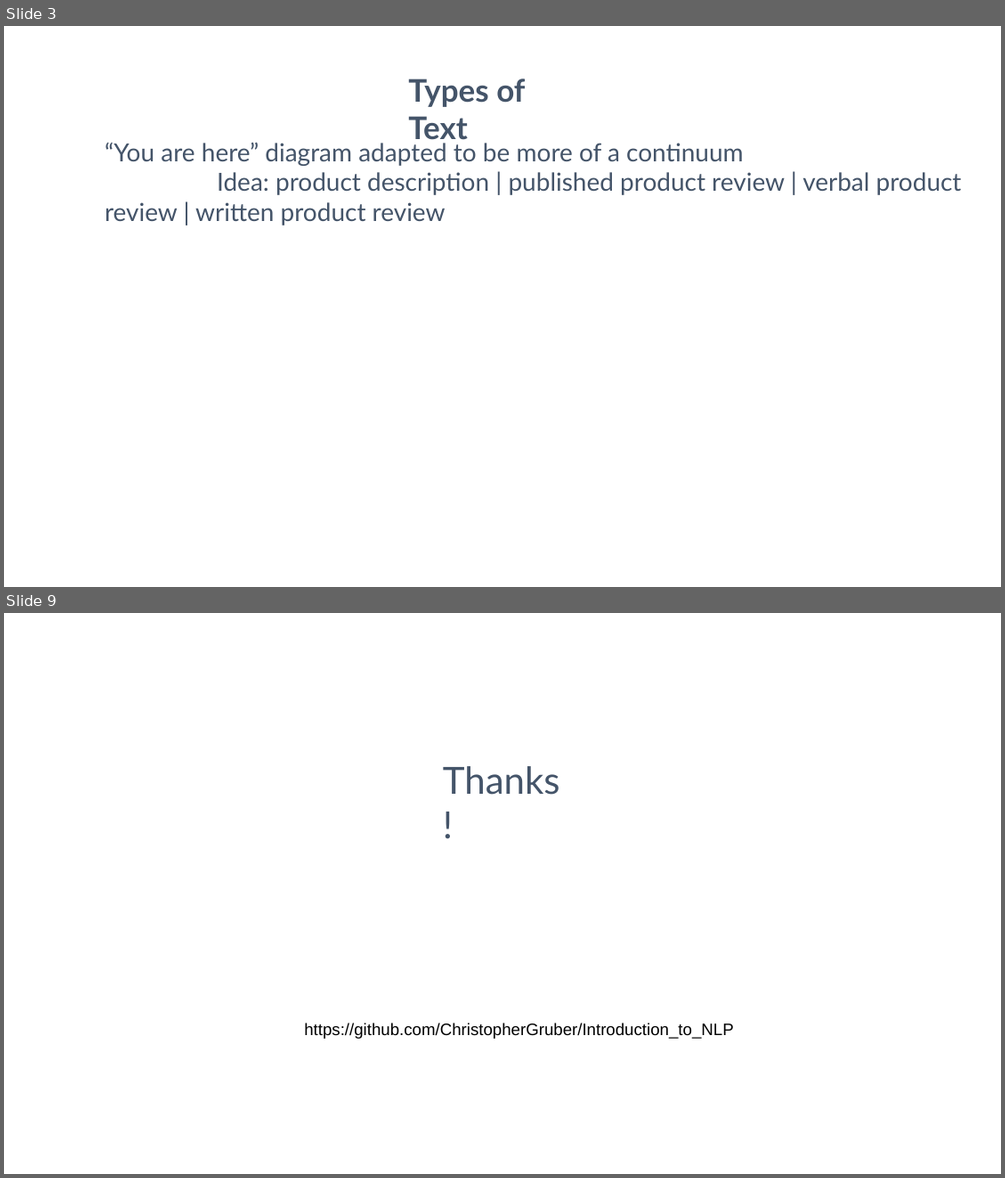
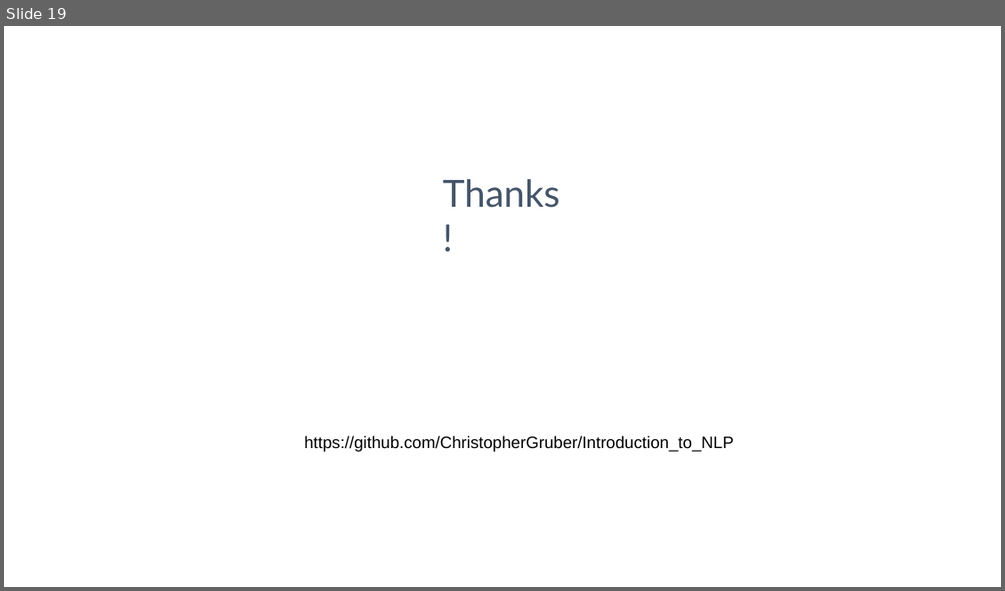
Before and after one commit to ChristopherGruber/Introduction_to_NLP, a slide deck: Introduction to NLP.odp. Shown one above the other, each under a label of ours: slides 3 and 9 before the commit, slide 19 after it; the slides between them are not shown. The pictures are 1005x1178 and 1005x591 pixels, drawn with LibreOffice and Linux fonts; fonts in the diff are those of the drawing. Boxes give left, top, right and bottom in pixels: in the first picture for what was removed or moved away, otherwise in the second. Text is boxed around its words. In the diff, an @@ line names an element or a change of style, - is before the commit and + after.

```diff
--- a/Introduction to NLP.odp
+++ b/Introduction to NLP.odp
@@ slide 3 removed at <box>4,26,1001,587</box>, background #FFFFFF @@
@@ text removed at <box>408,79,525,145</box> @@
-Types of Text
@@ text removed at <box>105,139,962,225</box> @@
-“You are here” diagram adapted to be more of a continuum
-Idea: product description | published product review | verbal product review | written product review
@@ what was slide 9 is now slide 19 @@
```
Also in this commit, not shown: 1 slide changed, 17 slides added, 7 other slides removed, 1 other file.
